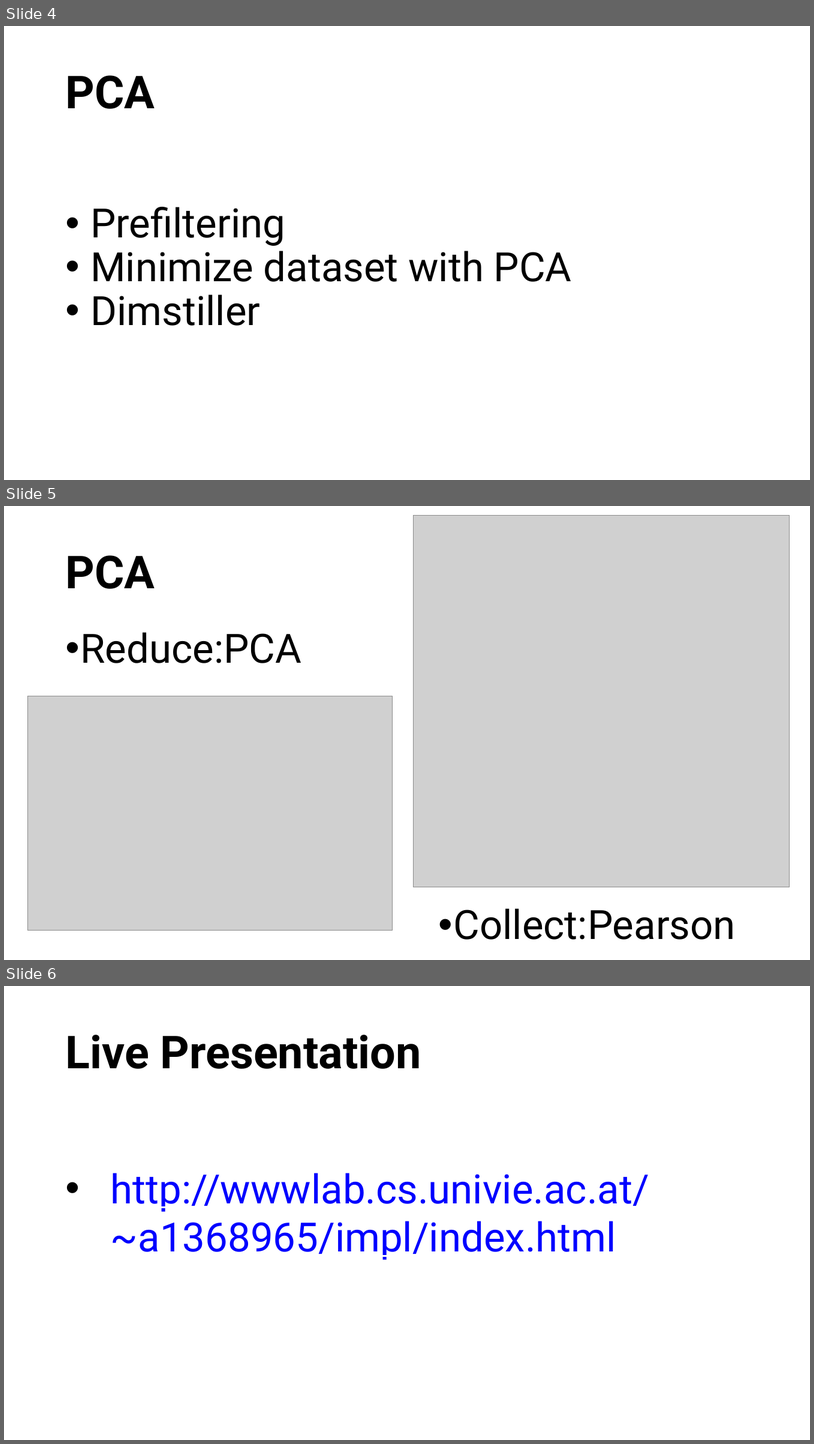
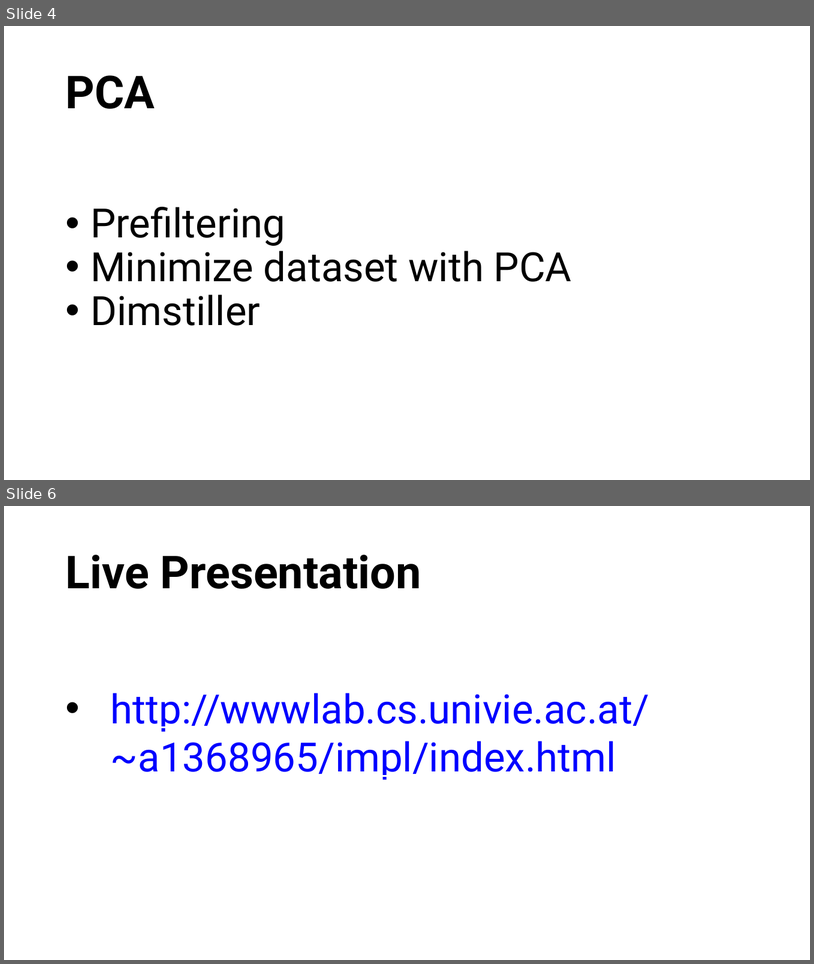
Before and after one commit to alexgelb/vis-gaia, a slide deck: M4/Presentation - M4.pptx. Shown one above the other, each under a label of ours: slides 4, 5 and 6 before the commit, slides 4 and 6 after it; the slides between them are not shown. The pictures are 814x1444 and 814x964 pixels, drawn with LibreOffice and Linux fonts; fonts in the diff are those of the drawing; grey boxes stand for pictures. Boxes give left, top, right and bottom in pixels: in the first picture for what was removed or moved away, otherwise in the second. Text is boxed around its words. In the diff, an @@ line names an element or a change of style, - is before the commit and + after.

Commit message:
Presentation update

```diff
--- a/M4/Presentation - M4.pptx
+++ b/M4/Presentation - M4.pptx
@@ slide 5 removed at (4,506,810,960), background #FFFFFF @@
@@ picture removed at (414,515,790,887) @@
@@ text removed at (65,555,155,589) @@
-PCA
@@ text removed at (81,632,302,663) @@
-• Reduce:PCA
@@ picture removed at (27,696,392,930) @@
@@ text removed at (453,908,735,939) @@
-• Collect:Pearson
```
Also in this commit, not shown: 1 slide added.
